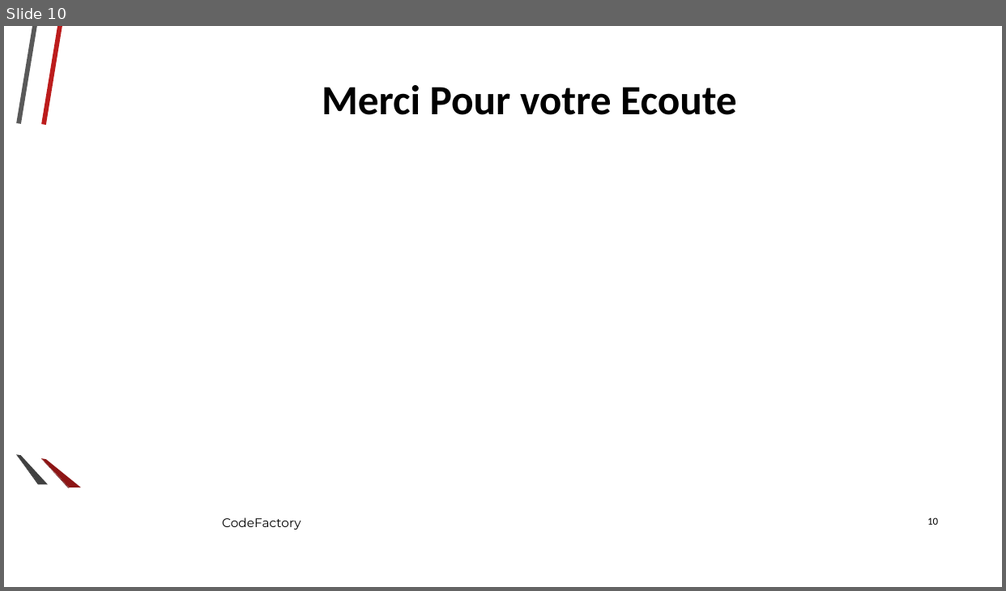
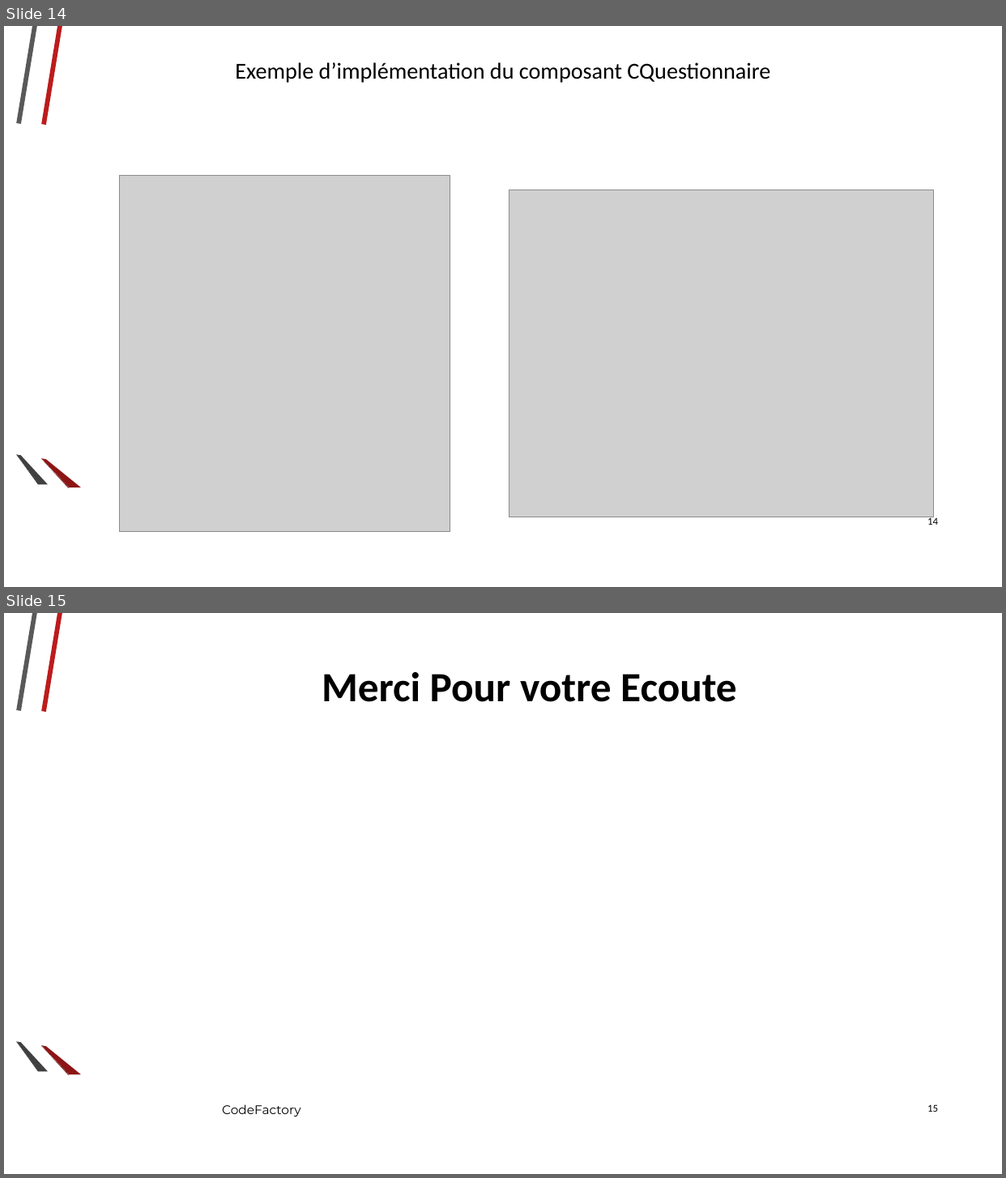
Before and after one commit to Ashmouth/IL, a slide deck: Diaporama/Diaporama2.odp. Shown one above the other, each under a label of ours: slide 10 before the commit, slides 14 and 15 after it. The pictures are 1006x591 and 1006x1178 pixels, drawn with LibreOffice and Linux fonts; fonts in the diff are those of the drawing; grey boxes stand for pictures; background and template pictures are left out. Boxes give left, top, right and bottom in pixels: in the first picture for what was removed or moved away, otherwise in the second. Text is boxed around its words. In the diff, an @@ line names an element or a change of style, - is before the commit and + after.

```diff
--- a/Diaporama/Diaporama2.odp
+++ b/Diaporama/Diaporama2.odp
@@ slide 14 added at (4, 26, 1002, 587), background picture (left out); not listed: 6 template elements that a slide beside it also shows @@
@@ title added at (235, 62, 770, 83), 22 pt, text #000000 @@
+Exemple d’implémentation du composant CQuestionnaire
@@ picture added at (119, 176, 450, 532) @@
@@ picture added at (509, 190, 934, 517) @@
@@ page number added at (927, 516, 938, 525), 10 pt, text #000000 @@
+14
@@ what was slide 10 is now slide 15 @@
@@ page number at (927, 1105, 938, 1112): text changed @@
-10
+15
```
Also in this commit, not shown: 5 slides changed, 6 other slides added, 2 slides removed.
